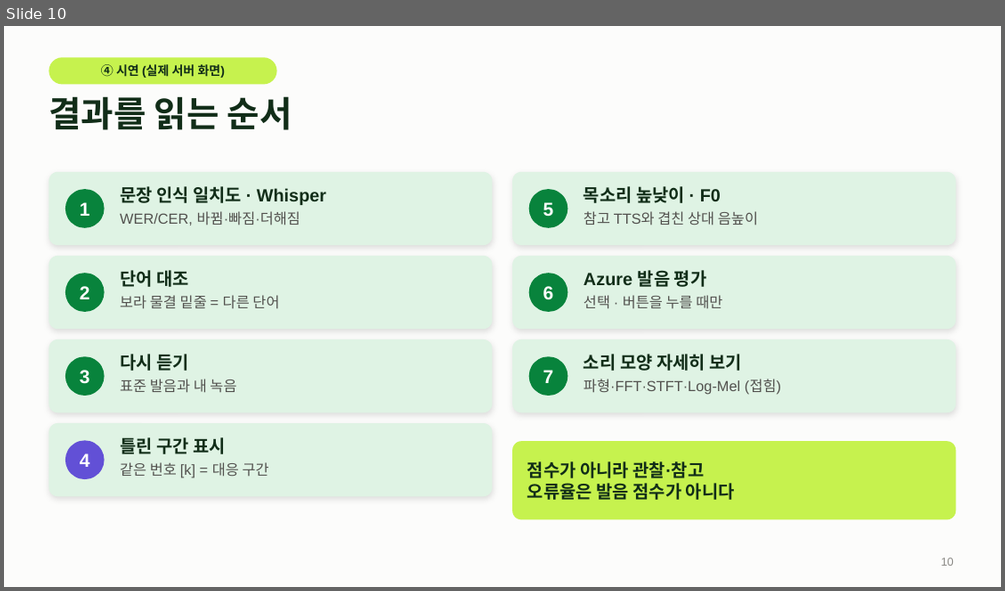
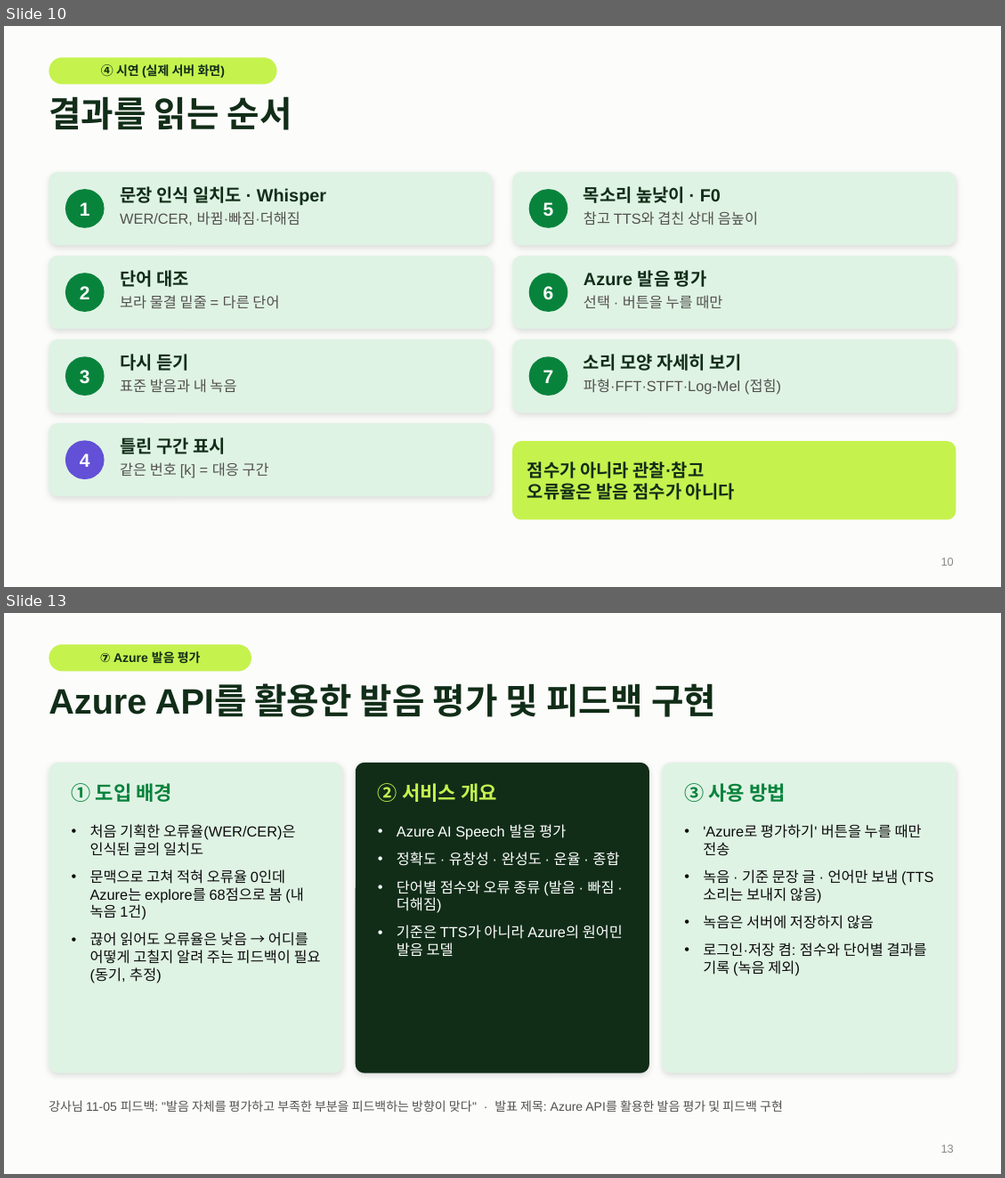
Before and after one commit to greenkey20/song-lingo, a slide deck: docs/slides/발표_20261112_초안.pptx. Shown one above the other, each under a label of ours: slide 10 before the commit, slides 10 and 13 after it; the slides between them are not shown. The pictures are 1005x591 and 1005x1178 pixels, drawn with LibreOffice and Linux fonts; fonts in the diff are those of the drawing; background and template pictures are left out. Boxes give left, top, right and bottom in pixels: in the first picture for what was removed or moved away, otherwise in the second. Text is boxed around its words. In the diff, an @@ line names an element or a change of style, - is before the commit and + after.

```diff
--- a/docs/slides/발표_20261112_초안.pptx
+++ b/docs/slides/발표_20261112_초안.pptx
@@ slide 13 added at [4,613,1001,1174], background #FCFCFB @@
@@ rounded rectangle added at [48,644,251,672], fill #C6F24E @@
@@ text added at [100,651,201,664], 12 pt, text #112D18, bold @@
+⑦ Azure 발음 평가
@@ title added at [48,683,716,717], 34 pt, text #112D18, bold @@
+Azure API를 활용한 발음 평가 및 피드백 구현
@@ rounded rectangle added at [48,763,343,1073], fill #DFF3E4 @@
@@ rounded rectangle added at [356,763,649,1073], fill #112D18 @@
@@ rounded rectangle added at [662,763,956,1073], fill #DFF3E4 @@
@@ text added at [72,783,172,802], 19 pt, text #08833C, bold @@
+① 도입 배경
@@ text added at [378,783,497,802], 19 pt, text #C6F24E, bold @@
+② 서비스 개요
@@ text added at [684,783,785,802], 19 pt, text #08833C, bold @@
+③ 사용 방법
@@ text added at [90,824,321,983], 14 pt, text #0B0B0B @@
+• 처음 기획한 오류율(WER/CER)은 인식된 글의 일치도
+• 문맥으로 고쳐 적혀 오류율 0인데 Azure는 explore를 68점으로 봄 (내 녹음 1건)
+• 끊어 읽어도 오류율은 낮음 → 어디를 어떻게 고칠지 알려 주는 피드백이 필요 (동기, 추정)
@@ text added at [396,824,623,956], 14 pt, text #FFFFFF @@
+• Azure AI Speech 발음 평가
+• 정확도 · 유창성 · 완성도 · 운율 · 종합
+• 단어별 점수와 오류 종류 (발음 · 빠짐 · 더해짐)
+• 기준은 TTS가 아니라 Azure의 원어민 발음 모델
@@ text added at [703,824,933,976], 14 pt, text #0B0B0B @@
+• 'Azure로 평가하기' 버튼을 누를 때만 전송
+• 녹음 · 기준 문장 글 · 언어만 보냄 (TTS 소리는 보내지 않음)
+• 녹음은 서버에 저장하지 않음
+• 로그인·저장 켬: 점수와 단어별 결과를 기록 (녹음 제외)
@@ text added at [48,1100,783,1111], 12 pt, text #52514E @@
+강사님 11-05 피드백: "발음 자체를 평가하고 부족한 부분을 피드백하는 방향이 맞다" · 발표 제목: Azure API를 활용한 발음 평가 및 피드백 구현
@@ page number added at [941,1144,954,1152], 11 pt, text #8A8985 @@
+13
```
Also in this commit, not shown: 11 slides changed, 6 other slides added, 1 slide removed, 6 other files.
